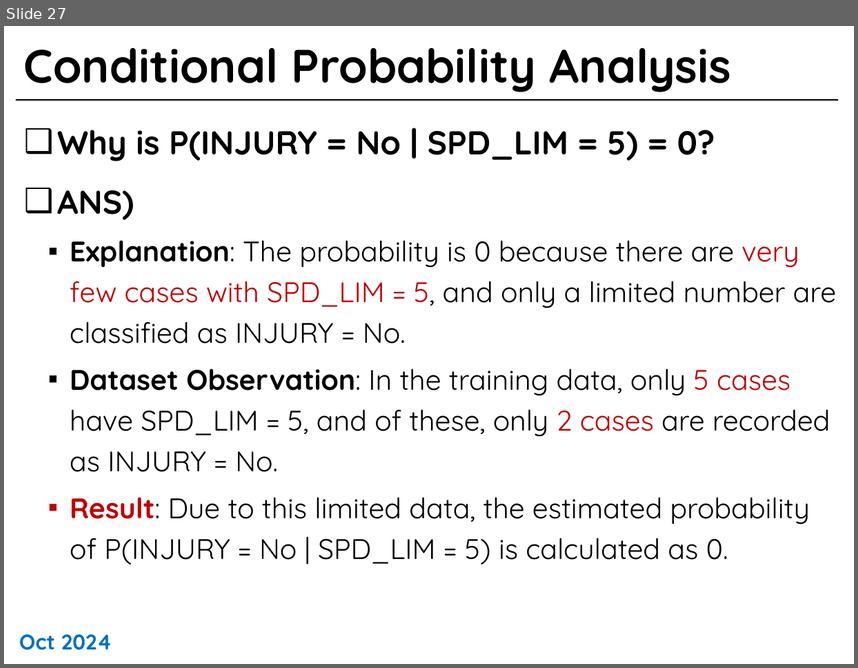
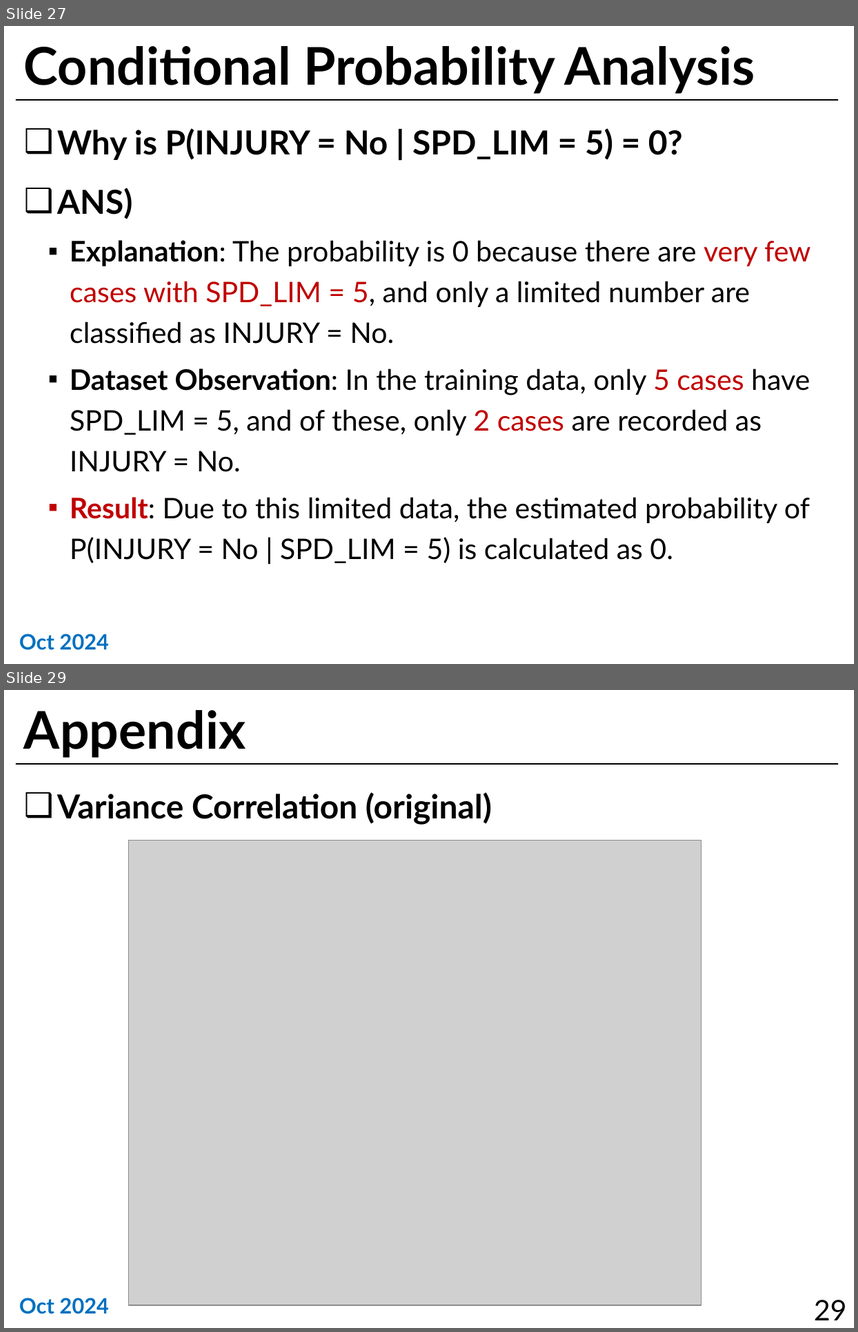
Before and after one commit to sunukkim98/DataAnalysis, a slide deck: mid_term_project/data_analysis_midterm_project_slide.pptx. Shown one above the other, each under a label of ours: slide 27 before the commit, slides 27 and 29 after it; the slides between them are not shown. The pictures are 858x668 and 858x1332 pixels, drawn with LibreOffice and Linux fonts; fonts in the diff are those of the drawing; grey boxes stand for pictures. Boxes give left, top, right and bottom in pixels: in the first picture for what was removed or moved away, otherwise in the second. Text is boxed around its words. In the diff, an @@ line names an element or a change of style, - is before the commit and + after.

```diff
--- a/mid_term_project/data_analysis_midterm_project_slide.pptx
+++ b/mid_term_project/data_analysis_midterm_project_slide.pptx
@@ slide 29 added at (x1=4, y1=690, x2=854, y2=1328), background #FFFFFF; not listed: 1 template element that a slide beside it also shows @@
@@ title added at (x1=24, y1=710, x2=246, y2=758), 44 pt, text #000000, bold @@
+Appendix
@@ text added at (x1=57, y1=792, x2=492, y2=825), 28 pt, text #000000, bold @@
+❑ Variance Correlation (original)
@@ picture added at (x1=128, y1=840, x2=701, y2=1305) @@
@@ text added at (x1=19, y1=1297, x2=109, y2=1314), 18 pt, text #0070C0, bold @@
+Oct 2024
@@ page number added at (x1=814, y1=1299, x2=847, y2=1320), 24 pt, text #000000 @@
+29
@@ slide 27 changed as well @@
@@ title "Conditional Probability Analysis" at (x1=24, y1=46, x2=755, y2=94): size 39.6 to 44 pt, font Quicksand to Lato @@
@@ text "Why is P(INJURY = No ..." at (x1=57, y1=128, x2=811, y2=563): font Quicksand to Lato @@
@@ text "Oct 2024" at (x1=19, y1=633, x2=109, y2=650): font Quicksand to Lato @@
```
Also in this commit, not shown: 27 other slides changed, 3 other slides added.
